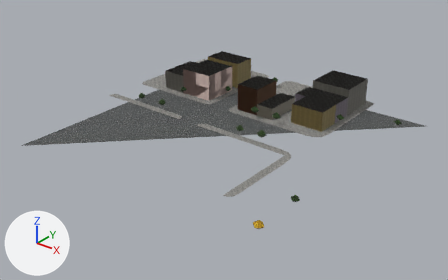
The glTF model apps/web/public/maps/cidade/setores/cidade_S05_05_lod.gltf: old version first, new version second.
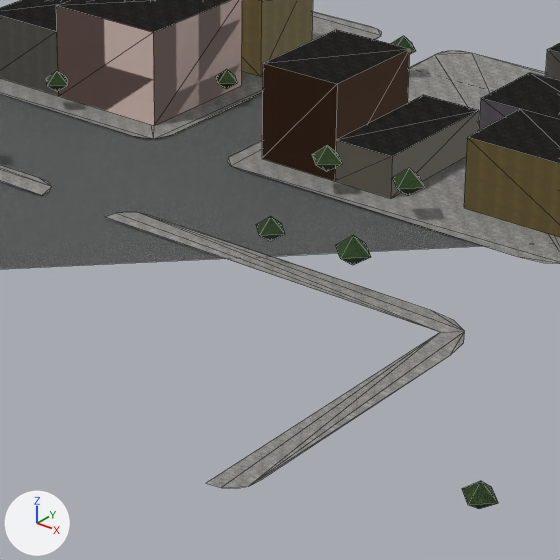
Old and new are each drawn whole from a camera (50 mm lens) standing at (269.3, -2.8, 92.2) and looking at (146.6, 150.5, -2.9) and again close up on the part from 38% to 71% of the width and 24% to 77% of the height. Lighting does not change. The marker at lower left points along +X, +Y and +Z. The last two pictures show the newer version. The close-ups show mesh edges as thin lines. Vertices at exactly the same position are counted once.

In view in the first close-up: 'S05_05_Chao_LOD2', 'S05_05_Edificios_LOD1', 'S05_05_Vegetacao_LOD2'.
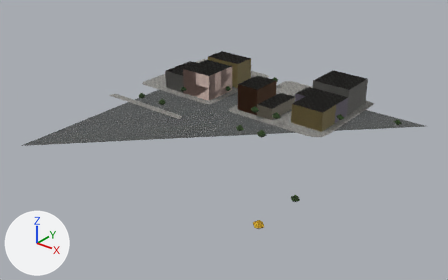
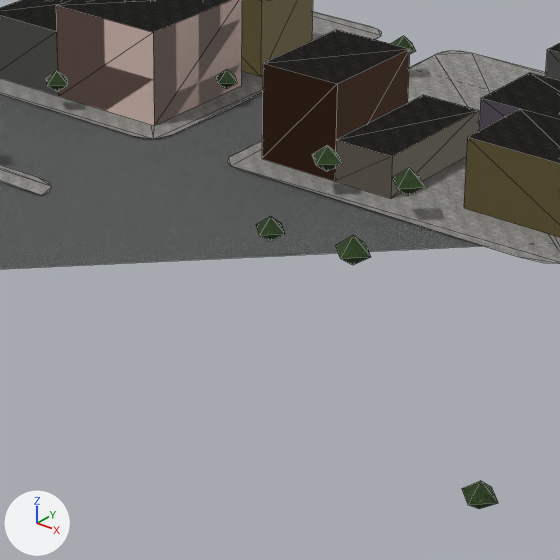
Scene script edits in JSON lines:
```json
{"block": "me_s05_05_chao_lod2", "where": "# used by ob_s05_05_chao_lod2; location = (0.0, 0.0, 0.0)"}
{"op": "remove", "block": "me_s05_05_chao_lod2", "code": "me_s05_05_chao_lod2.from_pydata(...)  # 69 vertices, 59 faces; spans x 89.0..200.0, y 100.0..208.0, z 0.0..0.2"}
{"op": "add", "block": "me_s05_05_chao_lod2", "code": "me_s05_05_chao_lod2.from_pydata(...)  # 53 vertices, 45 faces; spans x 89.0..200.0, y 100.0..208.0, z 0.0..0.2"}
{"block": "me_s05_05_chao_lod2", "change": "me_s05_05_chao_lod2 part 1: the loose piece of 16 vertices spanning x 135.0..176.0, y 117.0..152.0, z 0.2 is deleted"}
```

Where the change shows, as pixel boxes (x1, y1, x2, y2) in the close-ups (560 x 560 px):
```json
{"object": "S05_05_Chao_LOD2", "change": "reshaped", "before": [0, 12, 560, 489], "after": [0, 12, 560, 269]}
{"part": 1, "of": "me_s05_05_chao_lod2", "change": "deleted", "before": [105, 212, 465, 489]}
{"object": "S05_05_Silhueta_LOD2", "change": "unchanged, uncovered by the edit", "after": [0, 0, 560, 237]}
{"object": "S05_05_Edificios_LOD1", "change": "unchanged, covered by the edit", "before": [0, 0, 560, 237]}
```
